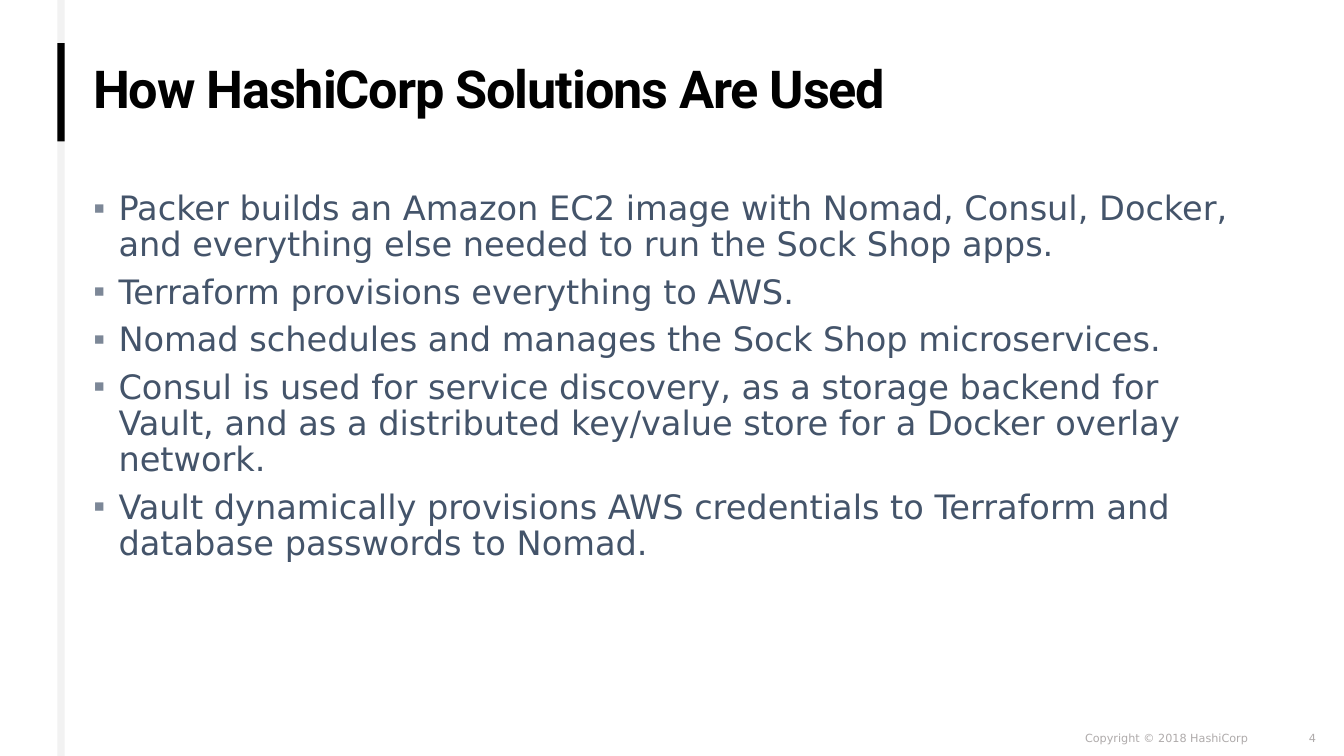
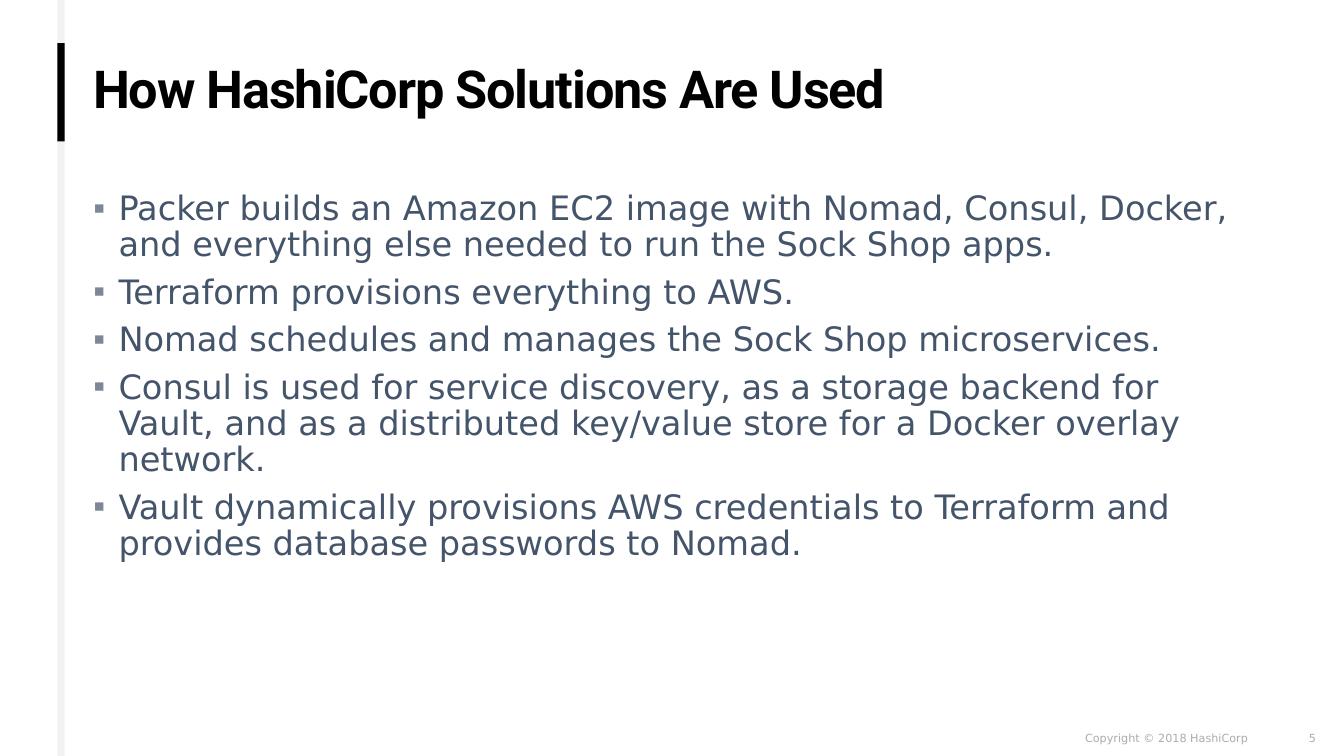
Before and after one commit to dionis1030/nomad-consul-microservices-demo, a slide deck: slide 5 of slides/HashiCorpMicroservicesDemo.pptx (slide 4 before the commit). Drawn at 1344x756 pixels with LibreOffice and Linux fonts; fonts in the diff are those of the drawing; background and template pictures are left out. Boxes give left, top, right and bottom in pixels: in the first picture for what was removed or moved away, otherwise in the second. Text is boxed around its words. In the diff, an @@ line names an element or a change of style, - is before the commit and + after.

```diff
--- a/slides/HashiCorpMicroservicesDemo.pptx
+++ b/slides/HashiCorpMicroservicesDemo.pptx
@@ text at <box>119,493,1170,562</box>: text changed @@
-▪ Vault dynamically provisions AWS credentials to Terraform and database passwords to Nomad.
+▪ Vault dynamically provisions AWS credentials to Terraform and provides database passwords to Nomad.
@@ page number at <box>1309,734,1316,742</box>: text changed @@
-4
+5
```
Also in this commit, not shown: 2 other slides changed, 1 slide added.
